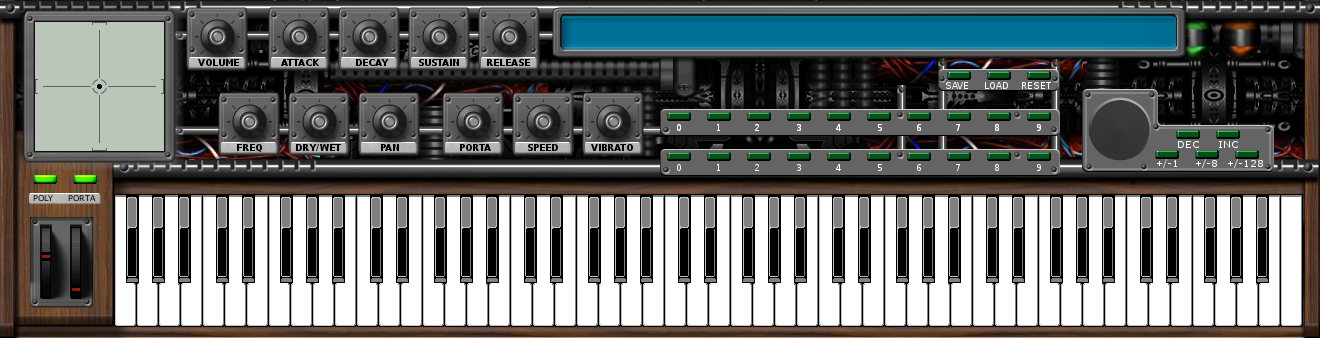
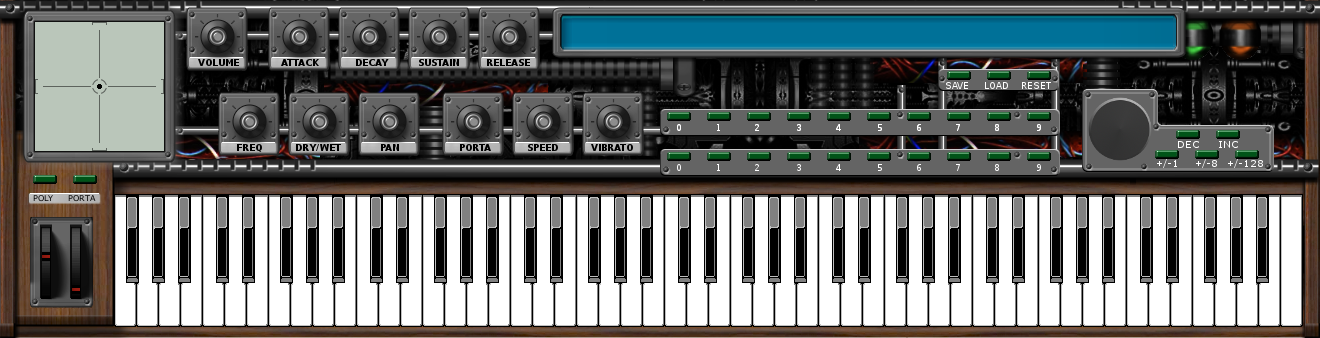
Layer changes from the first 1320 × 338 image to the second:
painted on "POLY PORTA BUTTONS" over box(33, 175, 97, 184)
